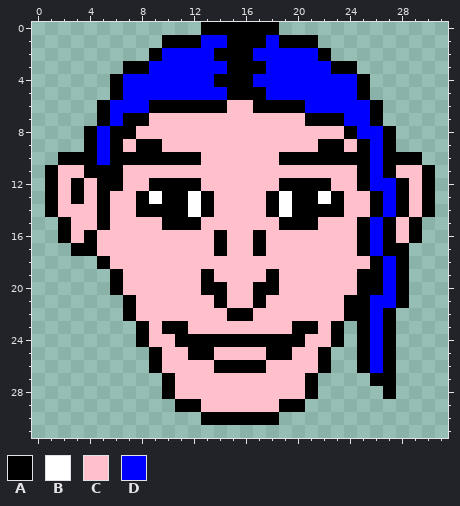
Edited in one commit: pixel-art sprite (portrait_2.png). This is how it looked before the edit.
The file is 32x32 pixels.
Palette (. is transparent): A #000000  B #ffffff  C #ffc0cb  D #0000ff
Pixels before, first column x 1:
 0 ............AAAAAA............
 1 .........AAADDAAADAAA.........
 2 ........ADDDDAAADDDDDA........
 3 ......AADDDDDDAAADDDDDAA......
 4 .....ADDDDDDDAAADDDDDDDDA.....
 5 .....ADDDDDDDDAAADDDDDDDA.....
 6 ....ADDDAAAAAACCAAAADDDDDA....
 7 ....ADAACCCCCCCCCCCCAAADDA....
 8 ...ADAACCCCCCCCCCCCCCCCADDA...
 9 ...ADACAACCCCCCCCCCCCAACADA...
10 .AAADAAAAAAACCCCCCAAAAAAADAAA.
11 ACCAAACCCCCCCCCCCCCCCCCCADACCA
12 ACACAACCAAAACCCCCCAAAACCADDACA
13 ACACACCABAABACCCCABAABACCADACA
14 ACCCACCAAAABACCCCABAAAACCADACA
15 .ACCACCCCAAACCCCCCAAACCCADACA.
16 .ACACCCCCCCCCACCACCCCCCCADACA.
17 ..AACCCCCCCCCACCACCCCCCCADAA..
18 ....ACCCCCCCCCCCCCCCCCCCCADA..
19 .....ACCCCCCACCCCACCCCCCAADA..
20 .....ACCCCCCAACCAACCCCCCAADA..
21 ......ACCCCCCACCACCCCCCAADDA..
22 ......ACCCCCCCAACCCCCCCAADA...
23 .......ACAACCCCCCCCAACA.ADA...
24 .......ACCAAAAAAAAAACCA.ADA...
25 ........ACCAACCCCAACCA..ADA...
26 ........ACCCCAAAACCCCA..ADA...
27 .........ACCCCCCCCCCA....AA...
28 .........ACCCCCCCCCCA.....A...
29 ..........AACCCCCCAA..........
30 ............AAAAAA............
New version:
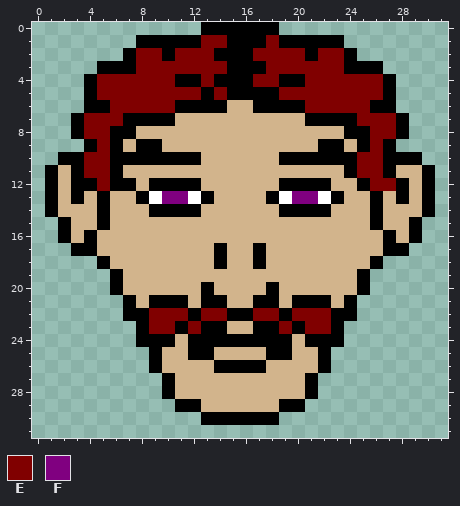
Colours new in this view: E #800000  F #800080
The edit:
colour C: #ffc0cb -> #d2b48c
Changed rows in their new state; - is a pixel that keeps its letter.
first column x 3:
 1 -----AA---EE---E---AA-----
 2 ----AEEAEEE---EEEEAEEA----
 3 --AA-EEEEEEE---EEEEEE-AA--
 4 -AEEEEEEAAE---EEAAEEEEEEA-
 5 -AEEEEEEEEAE---AEEEEEEEEA-
 6 -A-EEEEE----------EEEEE-A-
 7 AEEE--AA-------------AEEEA
 8 AEE-------------------AEEA
 9 --E--------------------E--
10 -EE-------------------EE--
11 AEE------------------AEE--
12 -AE-A------------------EE-
13 -------FF--------FF-----C-
14 -----C---AC----CA---C---CC
15 -------CCC------CCC---CAC-
16 -----------C--C-------CC--
17 ----------------------CC--
18 -----------A--A---------..
19 ----------C----C-------...
20 -----------C--C--------...
21 ------AAA-A----A-AAA--....
22 -----AEEEAEE--EEAEEEA-...-
23 ------EE-EAA--AAE-EE--...-
24 ------AAC--------CAA--...-
25 ----------------------...-
26 ----------------------...-
27 -----------------------..-
28 ------------------------.-
Where, in picture pixels (left, top, right, bottom), the same in both pictures:
changed: (58, 35, 422, 412)
